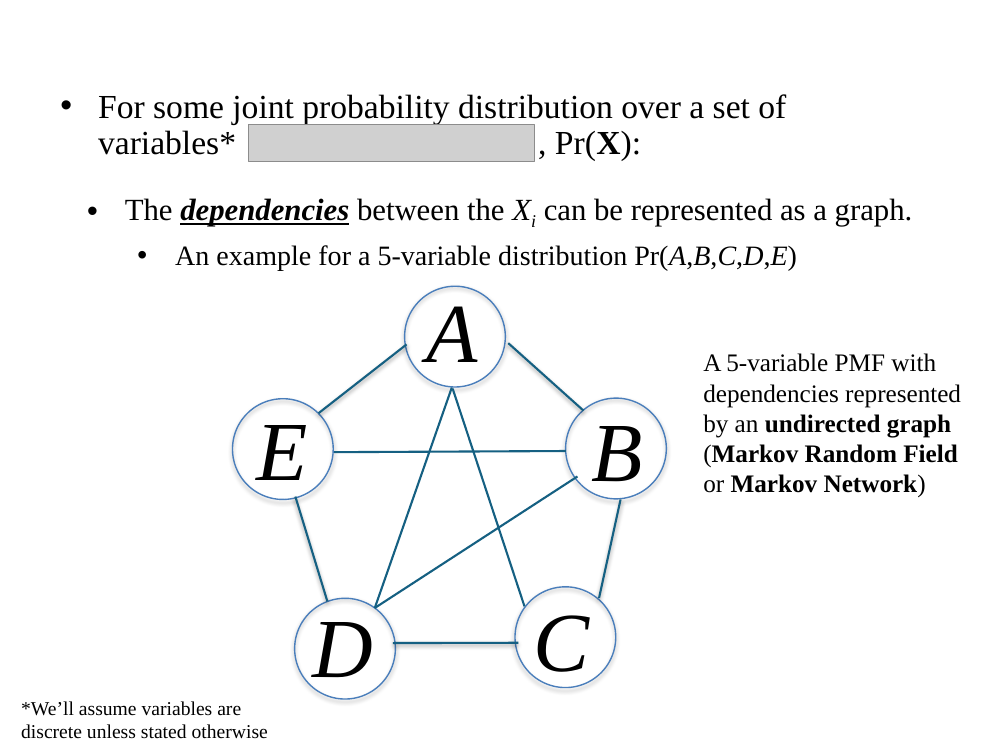
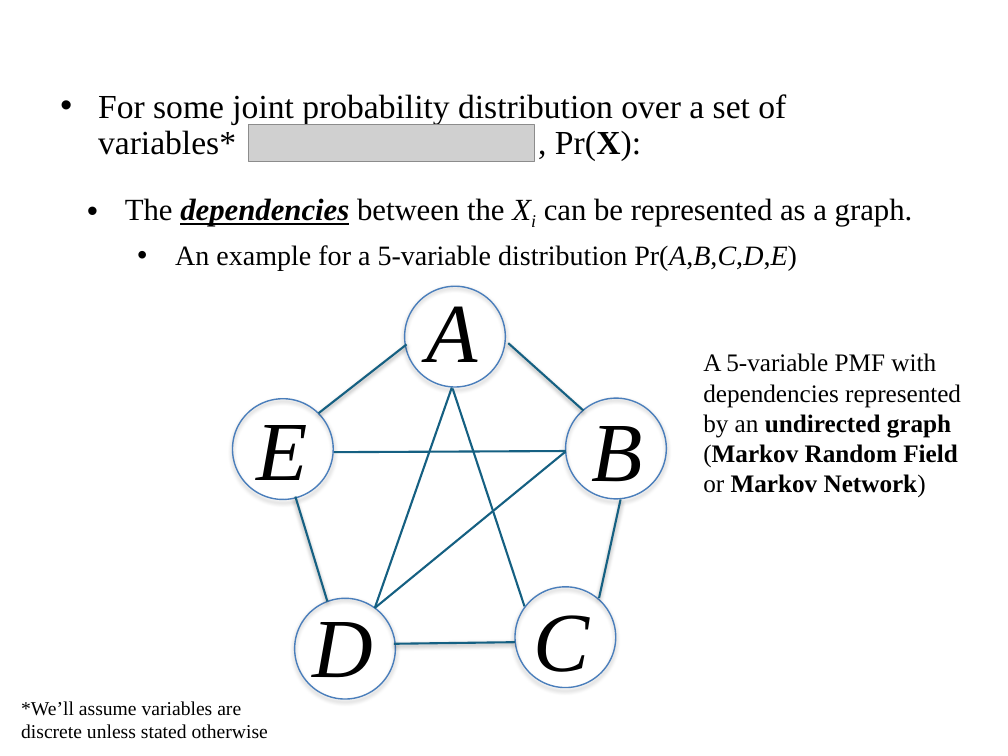
Before and after one commit to npetraco/CRFutil2, a slide deck: slide 5 of inst/doc/Notes_rev1.pptx. Drawn at 1008x756 pixels with LibreOffice and Linux fonts; fonts in the diff are those of the drawing; grey boxes stand for pictures. Boxes give left, top, right and bottom in pixels: in the first picture for what was removed or moved away, otherwise in the second. Text is boxed around its words. In the diff, an @@ line names an element or a change of style, - is before the commit and + after.

```diff
--- a/inst/doc/Notes_rev1.pptx
+++ b/inst/doc/Notes_rev1.pptx
@@ line moved from (578, 477) - (375, 608) to (565, 452) - (375, 608) @@
@@ freeform shape: place and size @@
-freeform shape at [393,583,519,702]
+freeform shape at [394,585,515,701]
```
Also in this commit, not shown: 5 other slides changed, 5 other files.
